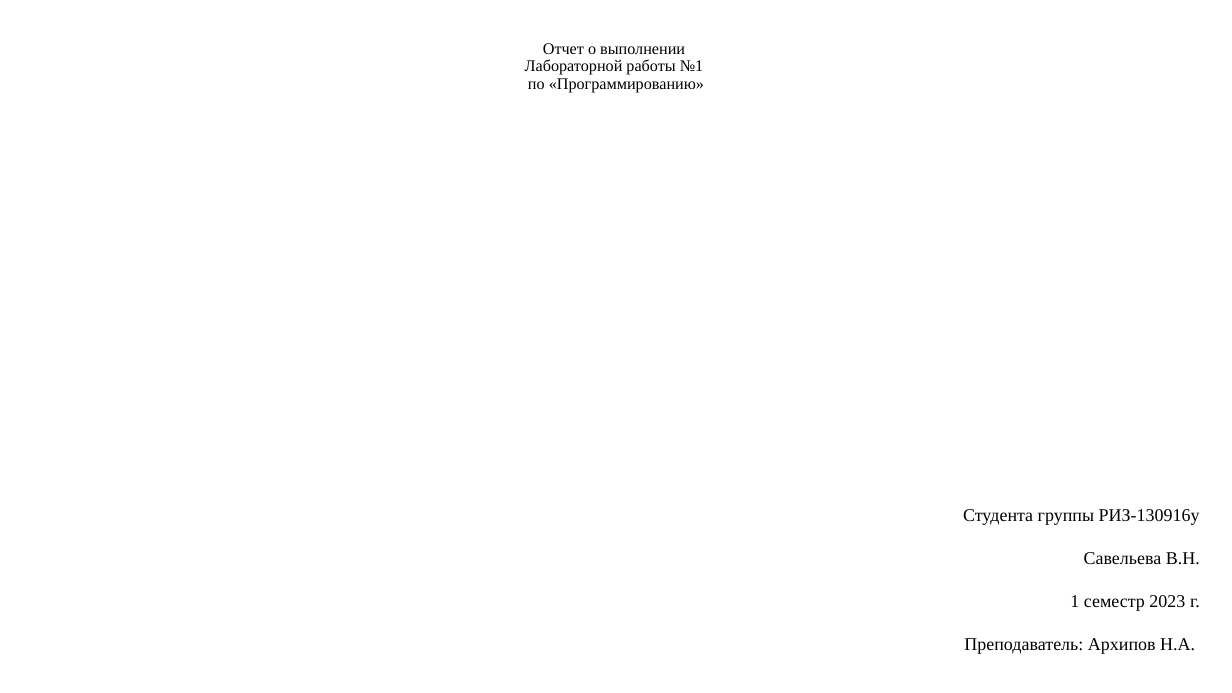
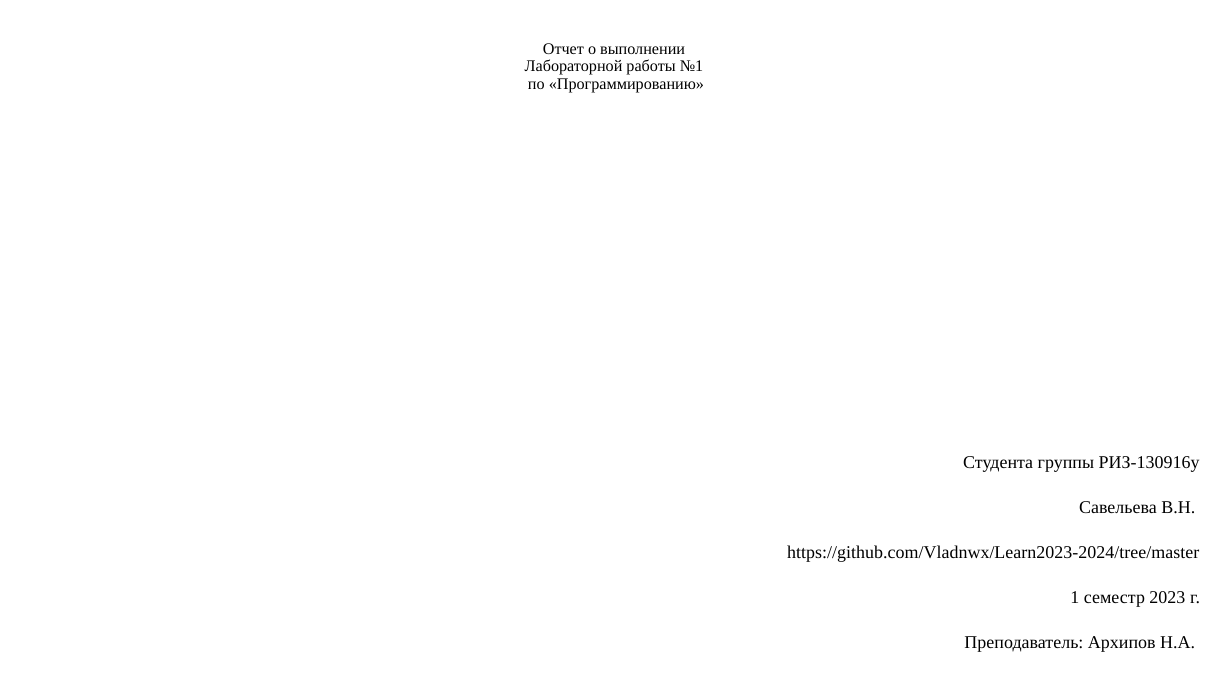
Before and after one commit to Vladnwx/Learn2023-2024, a slide deck: slide 1 of src/lr1/РИЗ-130916у Савельев В.Н. Отчет о выполнении ЛР1.pptx. Drawn at 1232x693 pixels with LibreOffice and Linux fonts; fonts in the diff are those of the drawing. Boxes give left, top, right and bottom in pixels: in the first picture for what was removed or moved away, otherwise in the second. Text is boxed around its words. In the diff, an @@ line names an element or a change of style, - is before the commit and + after.

```diff
--- a/src/lr1/РИЗ-130916у Савельев В.Н. Отчет о выполнении ЛР1.pptx
+++ b/src/lr1/РИЗ-130916у Савельев В.Н. Отчет о выполнении ЛР1.pptx
@@ subtitle "Студента группы РИЗ-130916у": place and size @@
-subtitle "Студента группы РИЗ-130916у" at (963,509,1200,654)
+subtitle "Студента группы РИЗ-130916у" at (787,456,1200,652)
@@ subtitle at (963,456,1200,652): line spacing 1.4 to 1.5 @@
@@ subtitle at (787,545,1199,562): paragraph added @@
+https://github.com/Vladnwx/Learn2023-2024/tree/master
```
Also in this commit, not shown: 1 other slide changed, 19 slides added, 2 slides removed, 1 other file.
